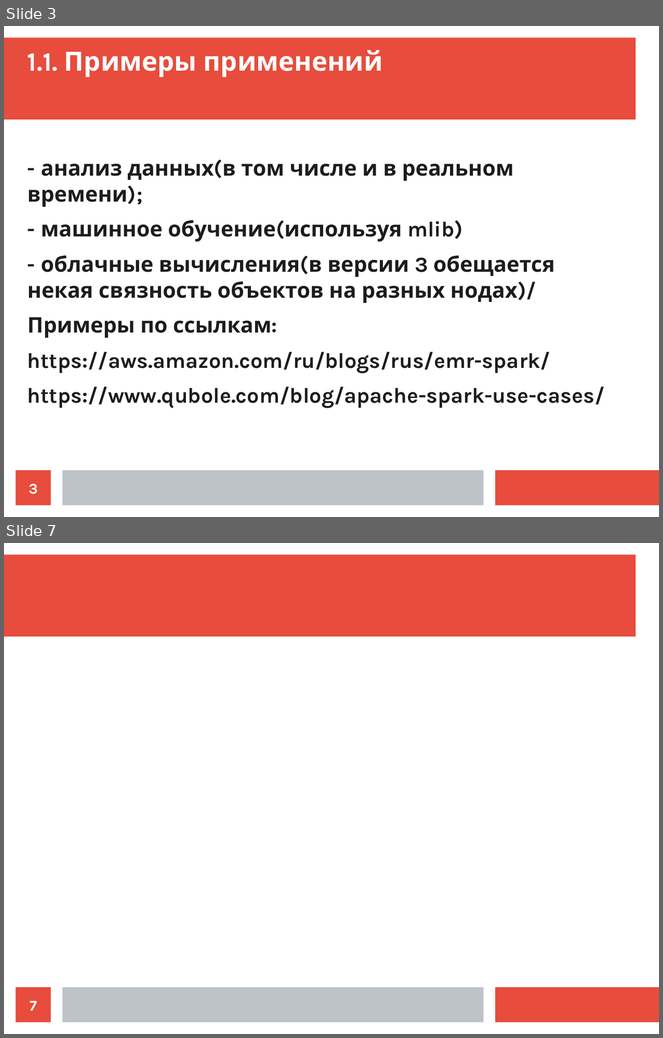
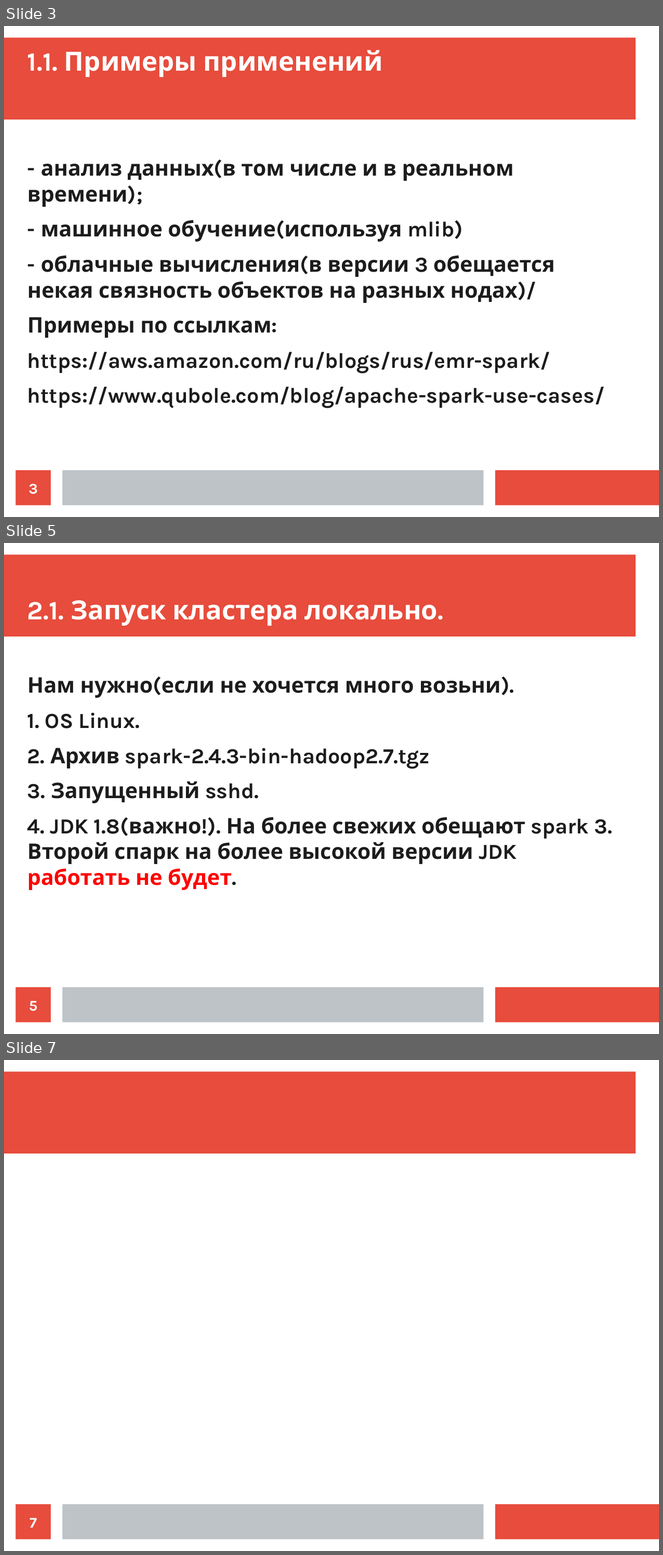
Before and after one commit to ilya1st/spark-samples, a slide deck: report_plan/report.odp. Shown one above the other, each under a label of ours: slides 3 and 7 before the commit, slides 3, 5 and 7 after it; the slides between them are not shown. The pictures are 663x1038 and 663x1555 pixels, drawn with LibreOffice and Linux fonts; fonts in the diff are those of the drawing. Boxes give left, top, right and bottom in pixels: in the first picture for what was removed or moved away, otherwise in the second. Text is boxed around its words. In the diff, an @@ line names an element or a change of style, - is before the commit and + after.

```diff
--- a/report_plan/report.odp
+++ b/report_plan/report.odp
@@ slide 5 added at [4, 543, 659, 1034], background #FFFFFF; not listed: 3 template elements that a slide beside it also shows @@
@@ title added at [27, 600, 438, 626], 32 pt, text #FFFFFF, bold @@
+2.1. Запуск кластера локально.
@@ text added at [27, 677, 612, 890], 26 pt, text #1C1C1C, bold @@
+Нам нужно(если не хочется много возьни).
+1. OS Linux.
+2. Архив spark-2.4.3-bin-hadoop2.7.tgz
+3. Запущенный sshd.
+4. JDK 1.8(важно!). На более свежих обещают spark 3. Второй спарк на более высокой версии JDK работать не будет.
@@ page number added at [16, 988, 51, 1023], fill #E74C3C, 18 pt, text #FFFFFF, bold @@
+5
```
Also in this commit, not shown: 2 other slides added, 3 slides removed, 1 other file.
